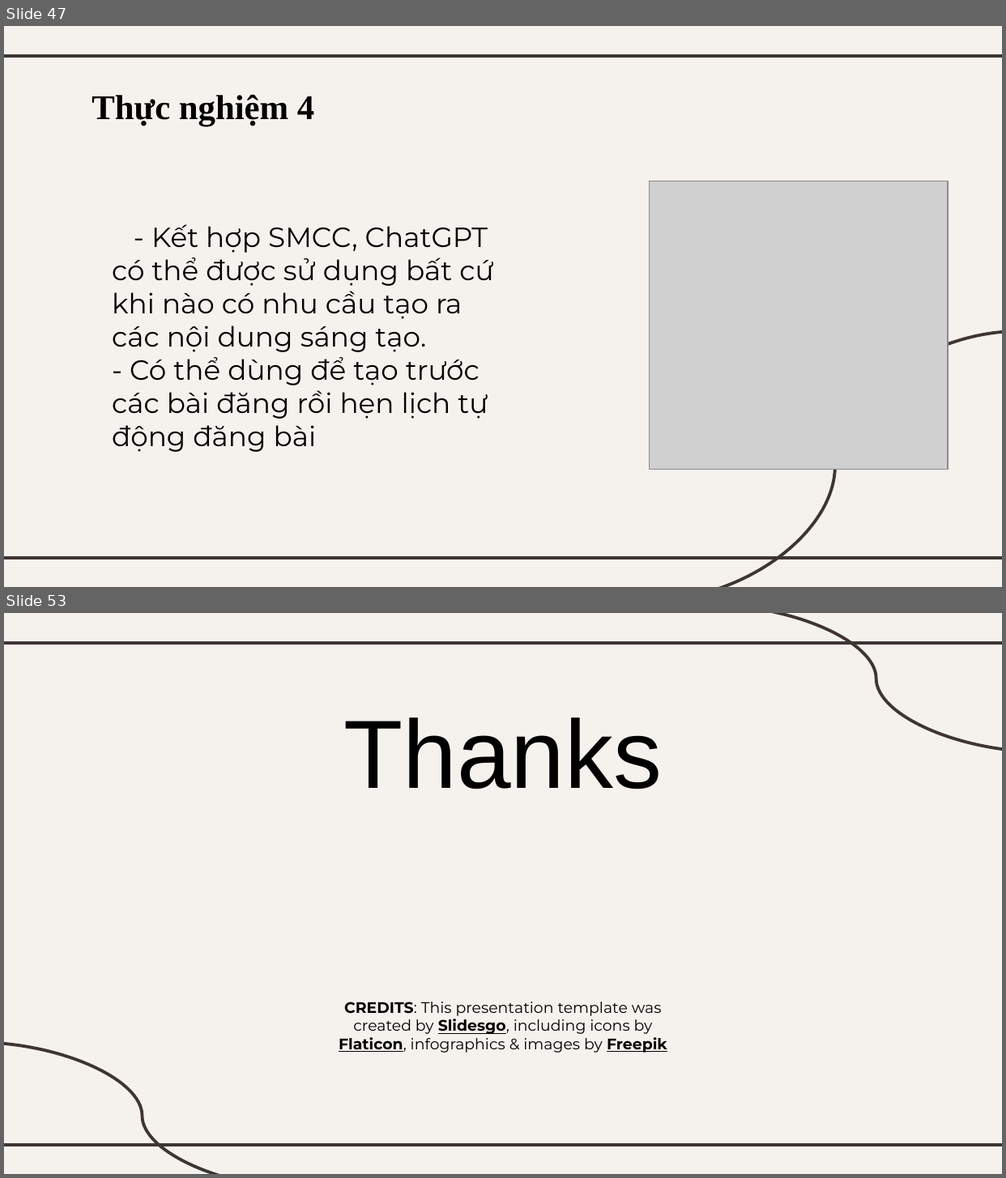
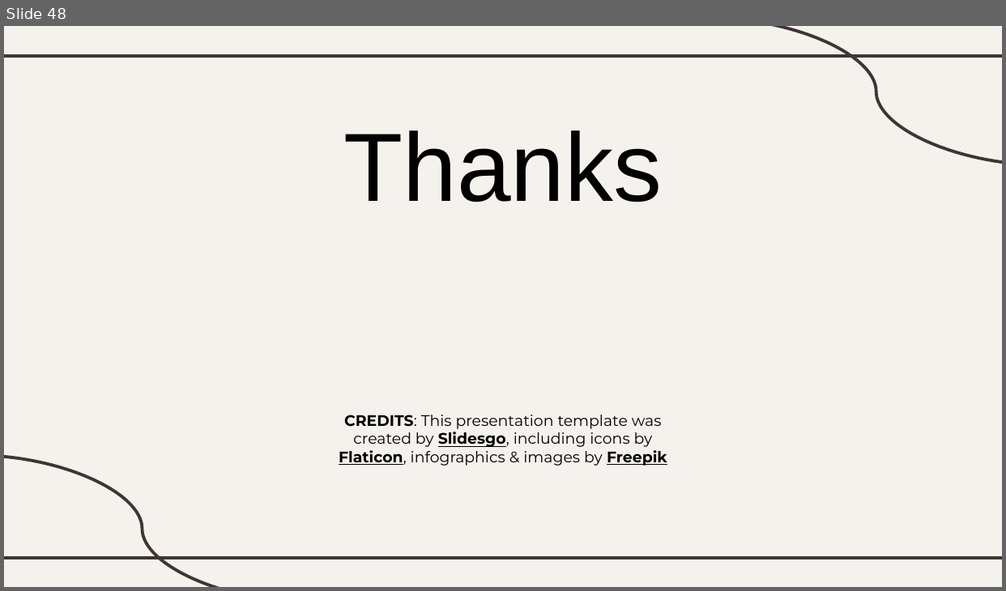
Before and after one commit to serifinal/Lifelong-ML-Naive-Bayes, a slide deck: slide.pptx. Shown one above the other, each under a label of ours: slides 47 and 53 before the commit, slide 48 after it; the slides between them are not shown. The pictures are 1006x1178 and 1006x591 pixels, drawn with LibreOffice and Linux fonts; fonts in the diff are those of the drawing; grey boxes stand for pictures. Boxes give left, top, right and bottom in pixels: in the first picture for what was removed or moved away, otherwise in the second. Text is boxed around its words. In the diff, an @@ line names an element or a change of style, - is before the commit and + after.

```diff
--- a/slide.pptx
+++ b/slide.pptx
@@ slide 47 removed at (4, 26, 1002, 587), background #F5F2EE; not listed: 2 template elements that a slide beside it also shows @@
@@ title removed at (91, 95, 314, 126) @@
-Thực nghiệm 4
@@ picture removed at (650, 181, 948, 469) @@
@@ subtitle removed at (112, 224, 494, 452) @@
-- Kết hợp SMCC, ChatGPT có thể được sử dụng bất cứ khi nào có nhu cầu tạo ra các nội dung sáng tạo.
-- Có thể dùng để tạo trước các bài đăng rồi hẹn lịch tự động đăng bài
@@ curved line removed from (1002, 331) to (650, 587) @@
@@ what was slide 53 is now slide 48 @@
```
Also in this commit, not shown: 10 slides changed, 9 slides added, 13 other slides removed, 1 other file.
